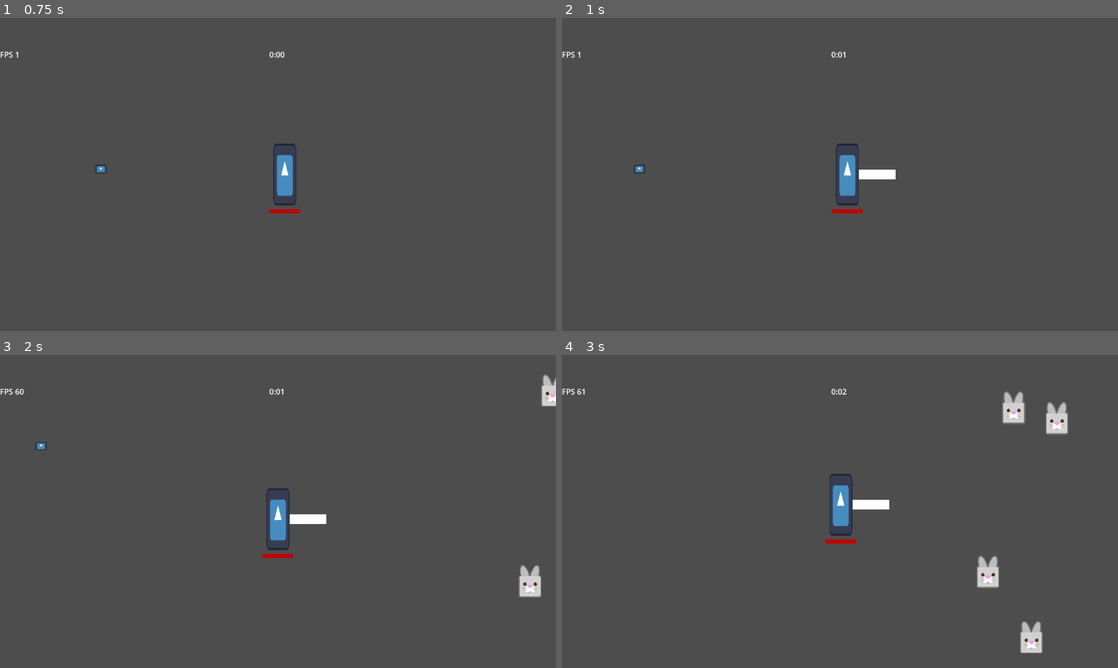
Above: before the commit, frames 1-4 (two rows, left to right).
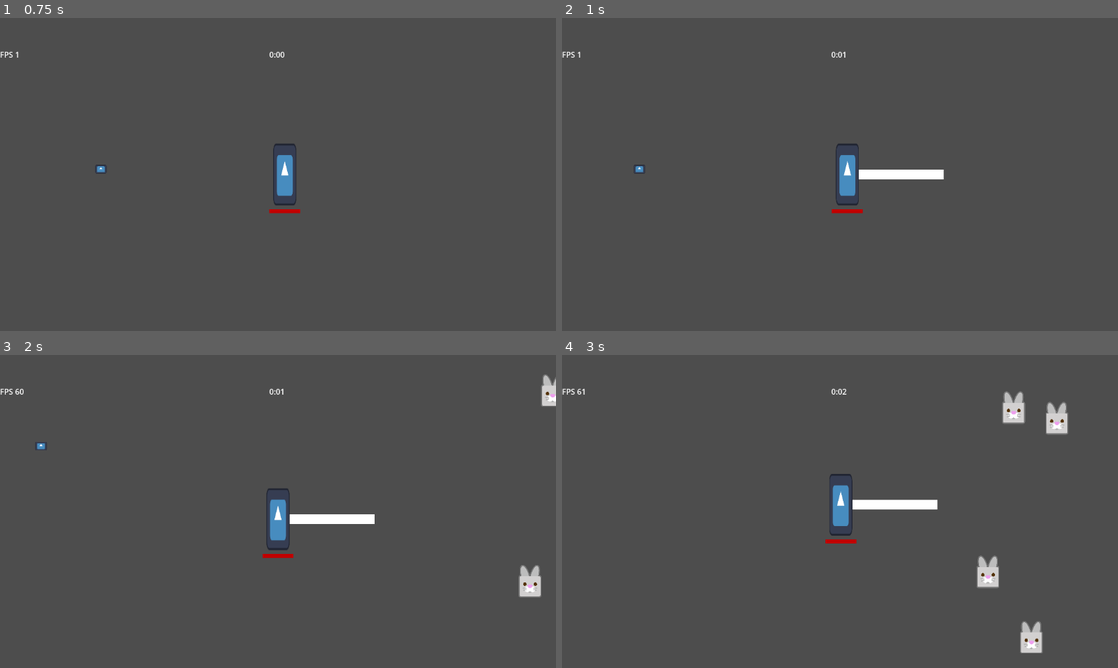
Above: after the commit, the same moments.

Repository: Boushitou/Q3_Nil_Survivor
Game: Godot game, scene res://Scenes/main_game.tscn
Two runs of this game, one before a commit and one after it. Both use one fixed random seed, a clock stepped at 60 frames per second and the inputs below. The engine's default icon, where the game draws it, is replaced by a stand-in: a white triangle on a blue panel in a dark square.
Inputs:
- Up to frame 1 (0.75 s): tap Enter at 0.5 s; hold D (move_right) from 0.53 s (still down)
- Up to frame 2 (1 s): keep holding D (move_right)
- Up to frame 3 (2 s): release D (move_right) at 1.28 s; hold S (move_down) from 1.28 s (still down)
- Up to frame 4 (3 s): release S (move_down) at 2.03 s; hold D (move_right) 2.03-2.78 s; hold W (move_up) from 2.78 s (still down)

Frame 1 is identical in both runs. In frame 2, 0.3% of the frame differs, in the area x 60-69%, y 48-52%; in frame 3, 0.3%; in frame 4, 0.3%.

Commit message:
Modified weapons data, maybe fixed bug where enemies where killed outside of weapon collider.

Diff:
--- a/Data/Item.gd
+++ b/Data/Item.gd
@@ -4,7 +4,7 @@
 
 @export var ID : int
 @export var name : String
-@export var descriptions : Array[String]
+@export_multiline var descriptions : Array[String]
 @export var max_level : int = 8
 @export var sprite : Texture2D
 
--- a/Data/Items/Kopesh.gd
+++ b/Data/Items/Kopesh.gd
@@ -4,7 +4,9 @@
 
 func create_attack(_player_stats: PlayerStats, level: int,
 position : Vector2 = Vector2.ZERO, direction : Vector2 = Vector2.ZERO) -> Node:
-	var offset = position.x + (area[level - 1].x * 0.5) * direction .x
+	var total_area_x = base_area.x * bonus_area[level - 1]
+
+	var offset = position.x + (total_area_x * 0.5) * direction .x
 	var spawn_position = Vector2(offset, position.y)
 	var weapon = PoolSystem.instantiate_object(name, kopesh_scene, spawn_position, 0.0, _player_stats)
 	return weapon
--- a/Data/Items/Weapons/8_kopesh.tres
+++ b/Data/Items/Weapons/8_kopesh.tres
@@ -4,13 +4,14 @@
 
 [resource]
 script = ExtResource("1_xw7h2")
-damage = Array[int]([10, 10, 10])
-atk_speed = Array[float]([1.0, 0.8, 0.6])
-area = Array[Vector2]([Vector2(100, 20), Vector2(200, 30), Vector2(300, 40)])
-projectile_speed = Array[float]([0.0, 0.0, 0.0])
-hit_delay = Array[float]([10.0, 10.0, 10.0])
-duration = Array[float]([0.05, 0.05, 0.05])
+damage = Array[int]([10, 15, 20, 25, 30, 35, 40, 45])
+atk_speed = Array[float]([1.0, 1.0, 1.0, 0.8, 0.8, 0.8, 0.8, 0.6])
+base_area = Vector2(200, 20)
+bonus_area = Array[float]([1.0, 1.0, 1.0, 1.0, 1.2, 1.2, 1.2, 1.4])
+projectile_speed = Array[float]([0.0, 0.0, 0.0, 0.0, 0.0, 0.0, 0.0, 0.0])
+hit_delay = Array[float]([10.0, 10.0, 10.0, 10.0, 10.0, 10.0, 10.0, 10.0])
+duration = Array[float]([0.05, 0.05, 0.05, 0.05, 0.05, 0.05, 0.05, 0.05])
 ID = 8
 name = "Kopesh"
-descriptions = Array[String](["First description", "Second description", "Third description"])
-max_level = 3
+descriptions = Array[String](["Slices in the sweaping arc, cleaving through enemies.", "Inflict 5 more damages.", "Inflict 5 more damages.", "Inflict 5 more damages, attack speed up by 20%.", "Inflict 5 more damages, area of attack up by 10%.", "Inflict 5 more damages.", "Inflict 5 more damages.", "Inflict 5 more damages, attack speed up by 20%, area of attack up by 10%."])
+max_level = 8
--- /dev/null
+++ b/Data/Waves/wavetroll.tres
@@ -0,0 +1,15 @@
+[gd_resource type="Resource" script_class="WaveData" load_steps=2 format=3 uid="uid://s18gyu0c4vwh"]
+
+[ext_resource type="Script" path="res://Data/WaveData.gd" id="1_eww84"]
+
+[resource]
+script = ExtResource("1_eww84")
+wave_nb = 3
+enemy_frequency = 0.1
+enemy_data = Array[Dictionary]([{
+"count": 280,
+"type": 0
+}, {
+"count": 20,
+"type": 1
+}])
--- a/Data/Weapon.gd
+++ b/Data/Weapon.gd
@@ -4,7 +4,8 @@
 
 @export var damage : Array[int]
 @export var atk_speed : Array[float]
-@export var area : Array[Vector2]
+@export var base_area :Vector2
+@export var bonus_area : Array[float]
 @export var projectile_speed : Array[float]
 @export var hit_delay : Array[float]
 @export var duration: Array[float] #weapon don't have a duration system if set to -1
--- a/Scenes/Weapons/kopesh.tscn
+++ b/Scenes/Weapons/kopesh.tscn
@@ -35,6 +35,7 @@
 one_shot = true
 script = ExtResource("5_63bj5")
 
+[connection signal="hidden" from="." to="WeaponBody" method="_on_kopesh_hidden"]
 [connection signal="area_entered" from="WeaponBody" to="WeaponBody" method="_on_area_entered"]
 [connection signal="area_exited" from="WeaponBody" to="WeaponBody" method="_on_area_exited"]
 [connection signal="timeout" from="Timer" to="." method="_on_timer_timeout"]
--- a/Scenes/main_game.tscn
+++ b/Scenes/main_game.tscn
@@ -11,6 +11,7 @@
 [ext_resource type="Script" path="res://Scripts/Systems/Timer.gd" id="7_s0p6n"]
 [ext_resource type="Resource" uid="uid://bmh5pfw8h3mqh" path="res://Data/Waves/wave2.tres" id="8_m107j"]
 [ext_resource type="Resource" uid="uid://dhtrl42tt5ogm" path="res://Data/Enemies/0_beetle.tres" id="9_bhl7t"]
+[ext_resource type="Resource" uid="uid://s18gyu0c4vwh" path="res://Data/Waves/wavetroll.tres" id="9_yi551"]
 [ext_resource type="Resource" uid="uid://cm3hry1mlptl6" path="res://Data/Enemies/1_mummy.tres" id="10_hrgb2"]
 [ext_resource type="Script" path="res://Scripts/Items/XpOrbManager.gd" id="13_ij7ea"]
 
@@ -35,7 +36,7 @@
 [node name="EnemySpawner" type="Node" parent="EnemiesManager" node_paths=PackedStringArray("timer_survival")]
 script = ExtResource("7_dhjye")
 timer_survival = NodePath("../../Timer")
-waves = Array[Resource("res://Data/WaveData.gd")]([ExtResource("7_eys2x"), ExtResource("8_m107j")])
+waves = Array[Resource("res://Data/WaveData.gd")]([ExtResource("7_eys2x"), ExtResource("8_m107j"), ExtResource("9_yi551")])
 enemies_data = Array[Resource("res://Data/EnemyData.gd")]([ExtResource("9_bhl7t"), ExtResource("10_hrgb2")])
 
 [node name="XpOrbManager" type="Node" parent="EnemiesManager"]
--- a/Scripts/Items/Weapons/WeaponBehavior.gd
+++ b/Scripts/Items/Weapons/WeaponBehavior.gd
@@ -13,10 +13,13 @@
 		return
 
 	weapon = weapon_data
+	weapon_area.set_weapon(weapon_data)
 
-	weapon_area.set_weapon(weapon_data)
-	collider.update_collider(weapon.item.area[weapon_data.level - 1], sprite)
+	var size = weapon.item.base_area * weapon.item.bonus_area[weapon_data.level - 1]
+	collider.update_collider(size, sprite)
+
 	weapon_timer.set_duration(weapon.item.duration[weapon_data.level - 1])
+
 
 func _on_timer_timeout():
 	PoolSystem.pool_object(weapon.item.name, self)
--- a/Scripts/Items/Weapons/WeaponsCollision.gd
+++ b/Scripts/Items/Weapons/WeaponsCollision.gd
@@ -36,3 +36,7 @@
 func apply_damage():
 	for enemy in enemies_in_range:
 		enemy.take_damage(damage)
+
+
+func _on_kopesh_hidden():
+	enemies_in_range.clear()
Not shown: 1 places in Scenes/main_game.tscn that only renumber resources
Not shown, changed: .gitignore
